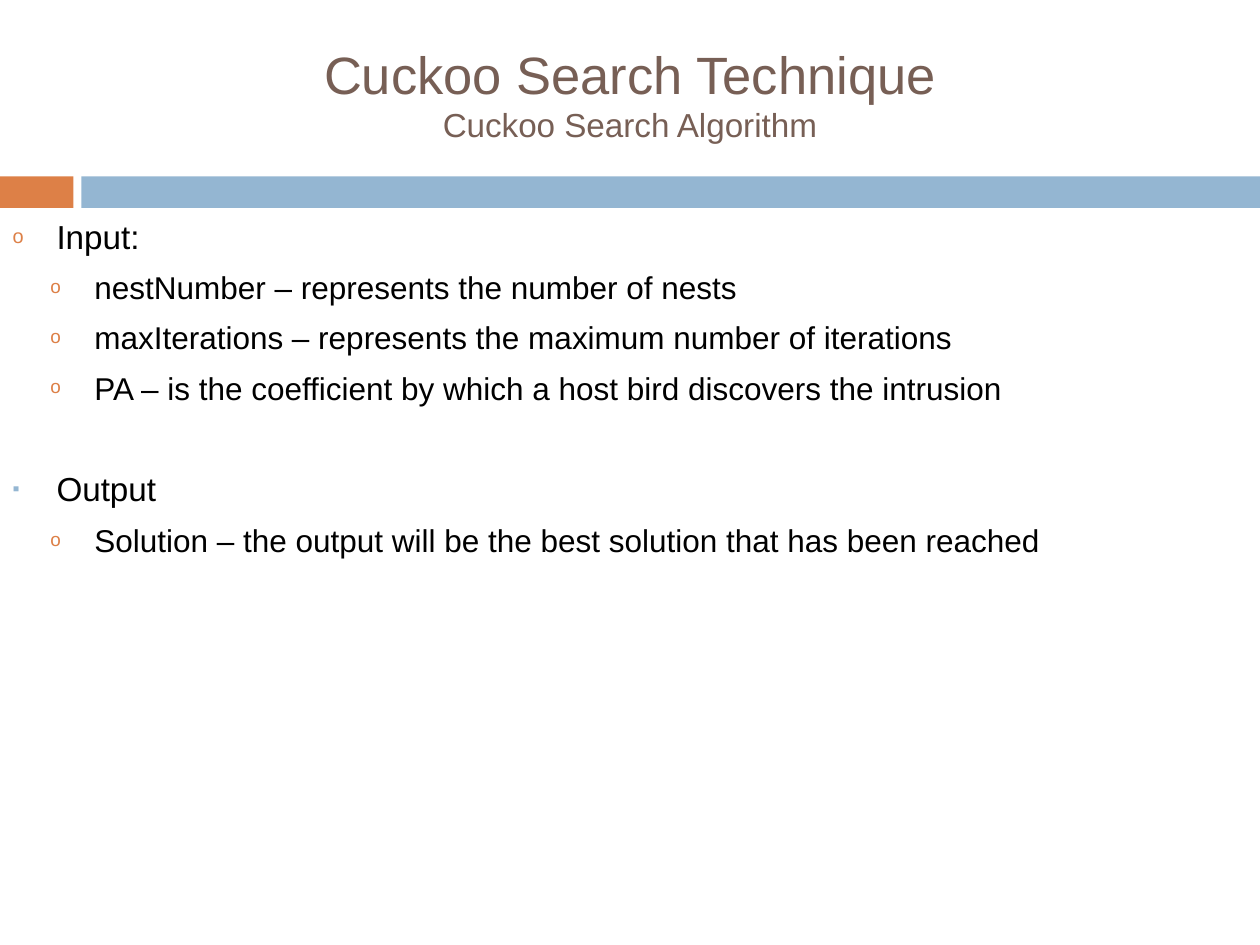
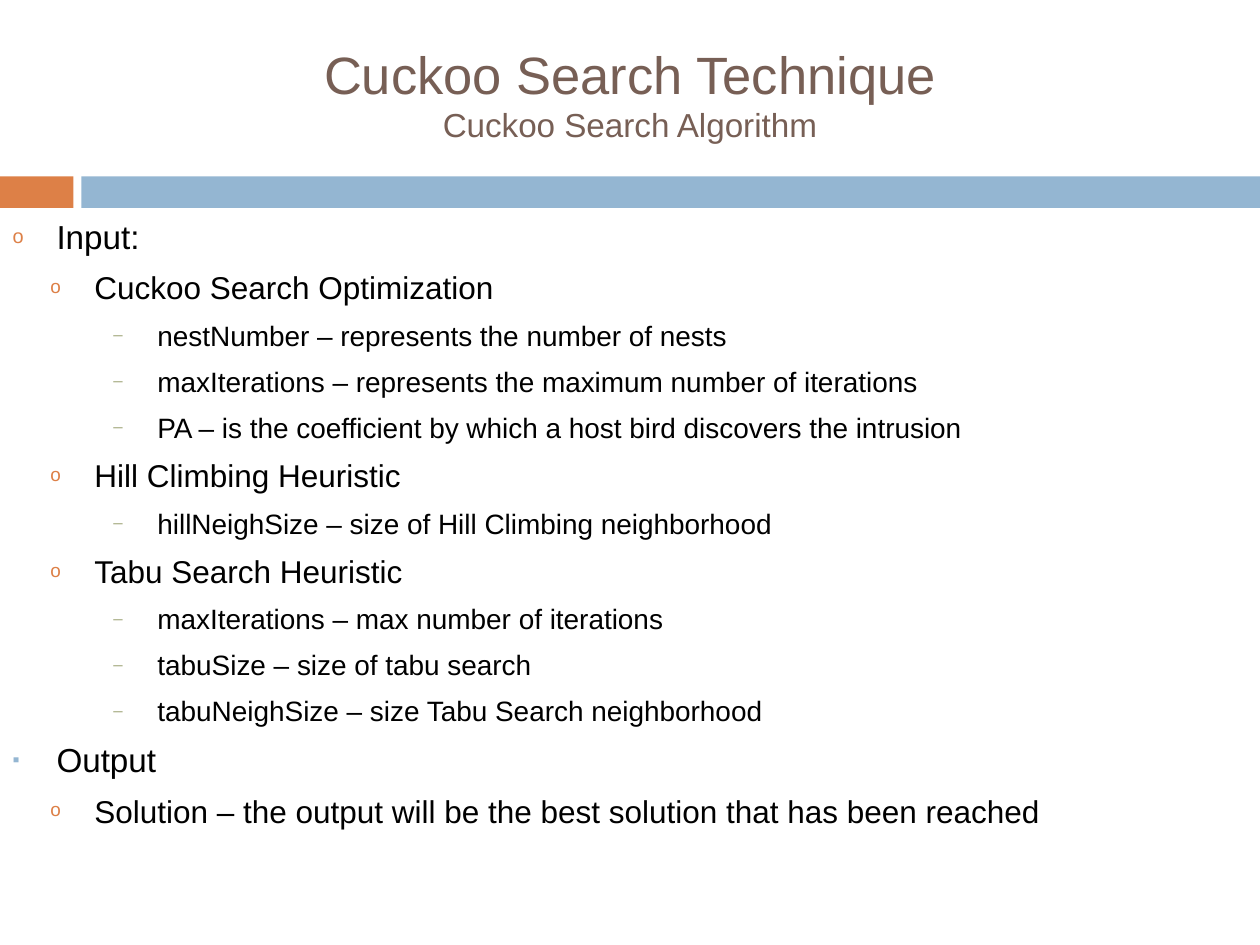
Before and after one commit to tiberiu-b/Diet4EldersDocumentation, a slide deck: slide 20 of Prezentare/TiberiuBoros.pptx. Drawn at 1260x945 pixels with LibreOffice and Linux fonts; fonts in the diff are those of the drawing; background and template pictures are left out. Boxes give left, top, right and bottom in pixels: in the first picture for what was removed or moved away, otherwise in the second. Text is boxed around its words. In the diff, an @@ line names an element or a change of style, - is before the commit and + after.

```diff
--- a/Prezentare/TiberiuBoros.pptx
+++ b/Prezentare/TiberiuBoros.pptx
@@ text at bbox=[94, 276, 493, 305]: paragraph added @@
+    o Cuckoo Search Optimization
@@ text at bbox=[157, 325, 962, 443]: size 18 to 16 pt in "nestNumber – represents the number of nests", "maxIterations – represents the maximum number of ...", "PA – is the coefficient by which ..."; bullet o to –; list level 3 to 4 in "nestNumber – represents the number ..."; bullet colour #DD8047 to #A5AB81; list level 3 to 4 in "maxIterations – represents the maximum ..."; list level 3 to 4 in "PA – is the coefficient ..." @@
@@ text at bbox=[94, 464, 772, 726]: paragraphs added @@
+    o Hill Climbing Heuristic
+      – hillNeighSize – size of Hill Climbing neighborhood
+    o Tabu Search Heuristic
+      – maxIterations – max number of iterations
+      – tabuSize – size of tabu search
+      – tabuNeighSize – size Tabu Search neighborhood
```
Also in this commit, not shown: 12 other slides changed, 14 slides added, 6 slides removed, 1 other file.
